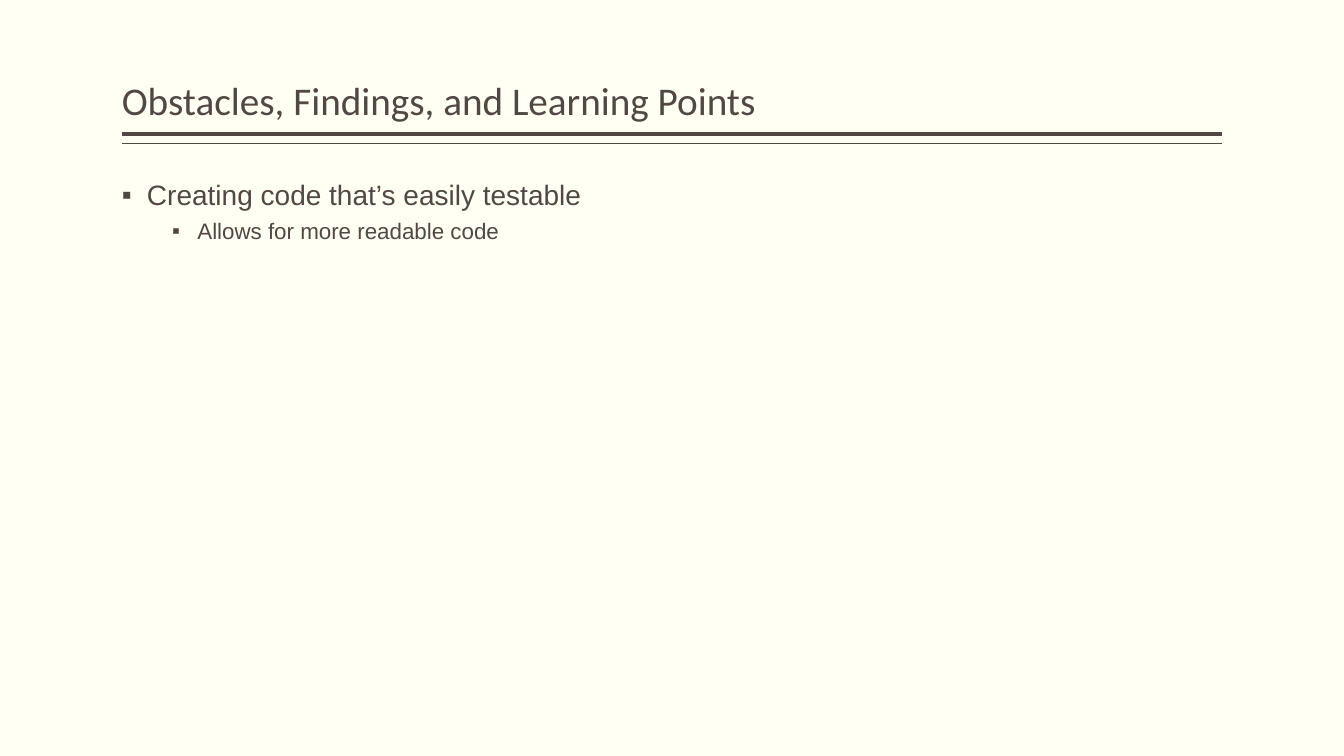
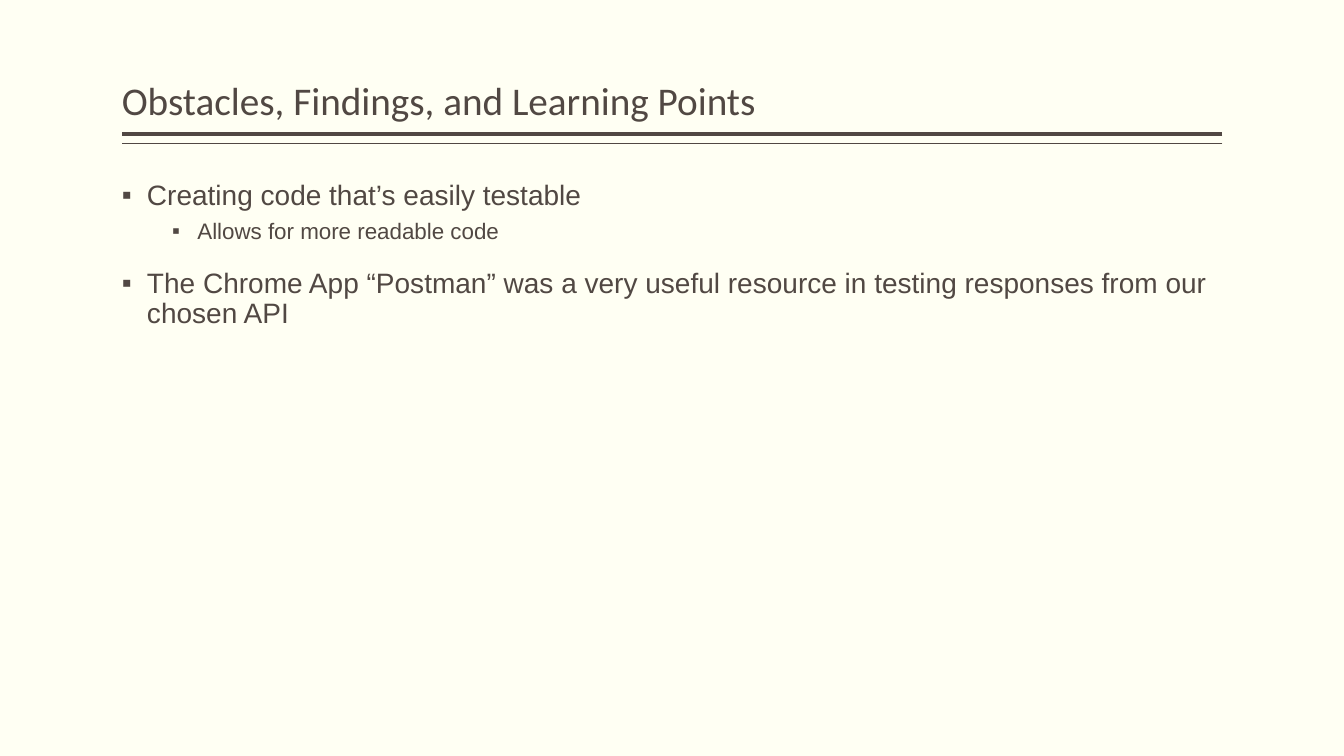
Before and after one commit to paigeyahnke/first-rate-games, a slide deck: slide 6 of First-Rate-Games.pptx. Drawn at 1344x756 pixels with LibreOffice and Linux fonts; fonts in the diff are those of the drawing. Boxes give left, top, right and bottom in pixels: in the first picture for what was removed or moved away, otherwise in the second. Text is boxed around its words. In the diff, an @@ line names an element or a change of style, - is before the commit and + after.

Commit message:
add learning point in PowerPoint presentation

```diff
--- a/First-Rate-Games.pptx
+++ b/First-Rate-Games.pptx
@@ text at [147,272,1206,324]: paragraph added @@
+▪ The Chrome App “Postman” was a very useful resource in testing responses from our chosen API
```
